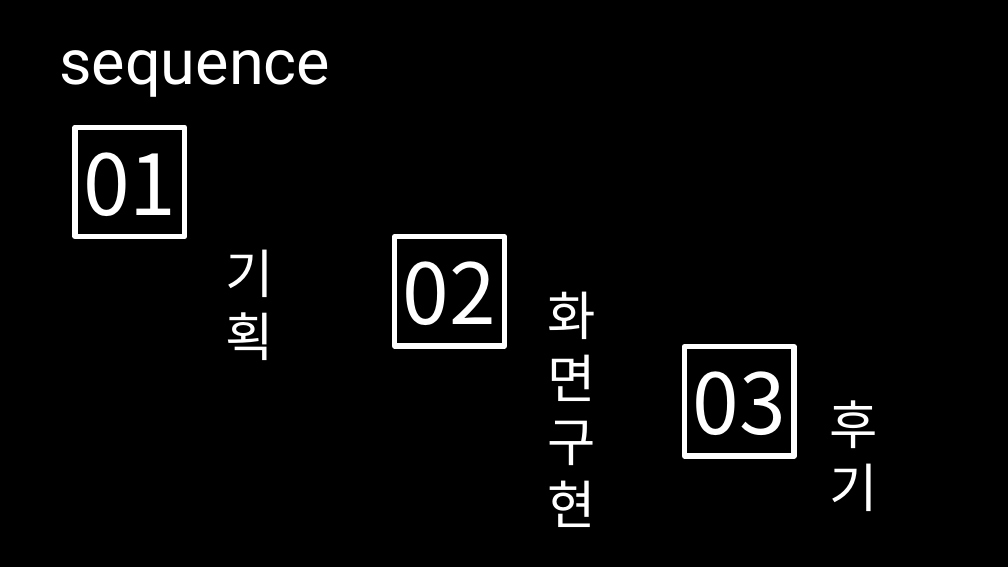
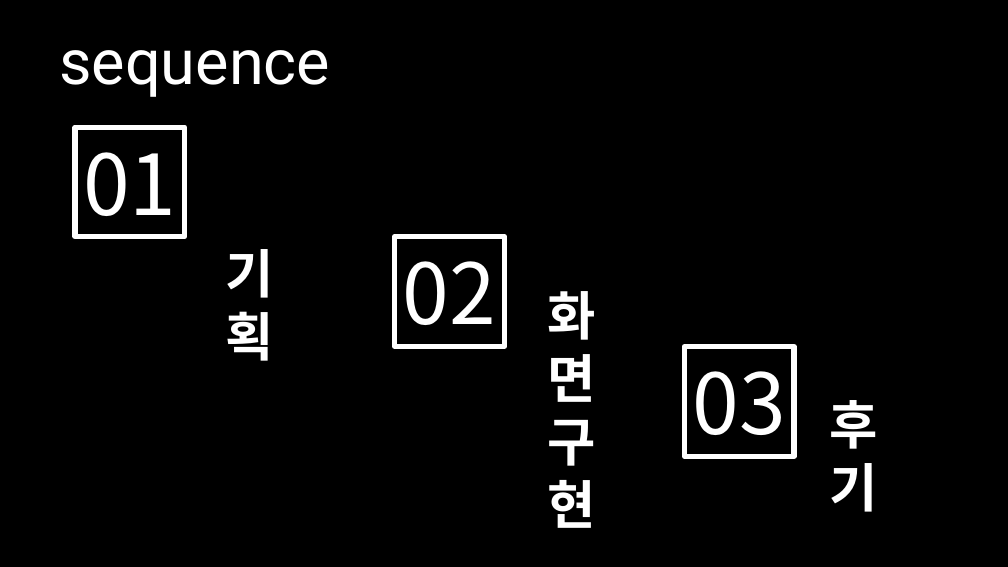
Before and after one commit to HyunRyung/Chanel, a slide deck: slide 2 of Portfolio/CHANEL.pptx. Drawn at 1008x567 pixels with LibreOffice and Linux fonts; fonts in the diff are those of the drawing. Boxes give left, top, right and bottom in pixels: in the first picture for what was removed or moved away, otherwise in the second. Text is boxed around its words. In the diff, an @@ line names an element or a change of style, - is before the commit and + after.

```diff
--- a/Portfolio/CHANEL.pptx
+++ b/Portfolio/CHANEL.pptx
@@ bold on in 3 elements at box(225, 249, 273, 361), box(547, 291, 595, 528), box(830, 400, 878, 512) @@
```
Also in this commit, not shown: 10 other slides changed, 1 slide added, 2 slides removed, 2 other files.
